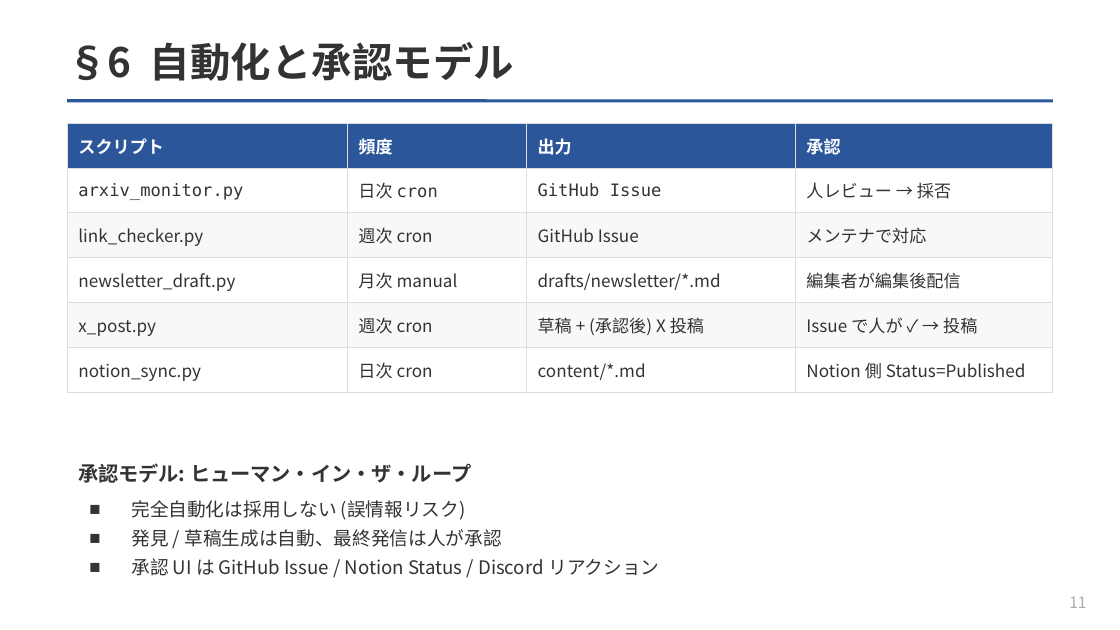
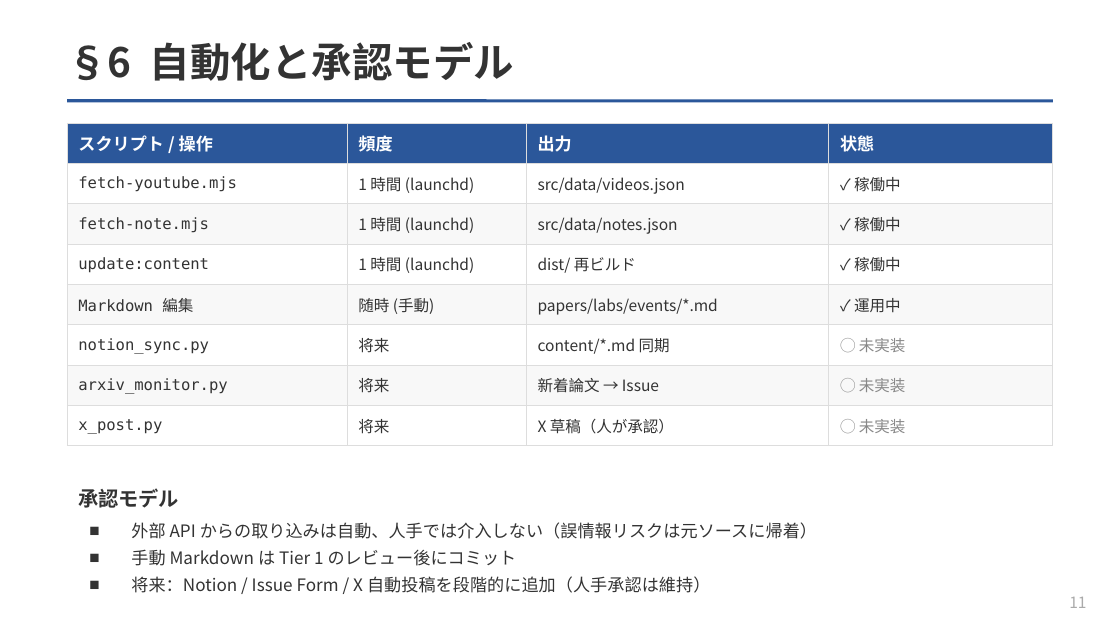
Before and after one commit to Taiyou/cpc-hub, a slide deck: slide 11 of slides/CPC-Hub-構成設計.pptx. Drawn at 1120x630 pixels with LibreOffice and Linux fonts; fonts in the diff are those of the drawing. Boxes give left, top, right and bottom in pixels: in the first picture for what was removed or moved away, otherwise in the second. Text is boxed around its words. In the diff, an @@ line names an element or a change of style, - is before the commit and + after.

```diff
--- a/slides/CPC-Hub-構成設計.pptx
+++ b/slides/CPC-Hub-構成設計.pptx
@@ table at <box>67,123,1053,438</box> @@
-row 1: スクリプト | 頻度 | 出力 | 承認
-row 2: arxiv_monitor.py | 日次 cron | GitHub Issue | 人レビュー → 採否
-row 3: link_checker.py | 週次 cron | GitHub Issue | メンテナで対応
-row 4: newsletter_draft.py | 月次 manual | drafts/newsletter/*.md | 編集者が編集後配信
-row 5: x_post.py | 週次 cron | 草稿 + (承認後) X 投稿 | Issue で人が ✓ → 投稿
-row 6: notion_sync.py | 日次 cron | content/*.md | Notion 側 Status=Published
+row 1: スクリプト / 操作 | 頻度 | 出力 | 状態
+row 2: fetch-youtube.mjs | 1 時間 (launchd) | src/data/videos.json | ✓ 稼働中
+row 3: fetch-note.mjs | 1 時間 (launchd) | src/data/notes.json | ✓ 稼働中
+row 4: update:content | 1 時間 (launchd) | dist/ 再ビルド | ✓ 稼働中
+row 5: Markdown 編集 | 随時 (手動) | papers/labs/events/*.md | ✓ 運用中
+row 6: notion_sync.py | 将来 | content/*.md 同期 | ◯ 未実装
+row 7: arxiv_monitor.py | 将来 | 新着論文 → Issue | ◯ 未実装
+row 8: x_post.py | 将来 | X 草稿（人が承認） | ◯ 未実装
@@ text at <box>78,488,179,508</box>: text changed @@
-承認モデル: ヒューマン・イン・ザ・ループ
+承認モデル
@@ text at <box>131,522,817,593</box>: text changed; size 12 to 11 pt @@
-■ 完全自動化は採用しない (誤情報リスク)
-■ 発見 / 草稿生成は自動、最終発信は人が承認
-■ 承認 UI は GitHub Issue / Notion Status / Discord リアクション
+■ 外部 API からの取り込みは自動、人手では介入しない（誤情報リスクは元ソースに帰着）
+■ 手動 Markdown は Tier 1 のレビュー後にコミット
+■ 将来：Notion / Issue Form / X 自動投稿を段階的に追加（人手承認は維持）
```
Also in this commit, not shown: 12 other slides changed, 4 other files.
